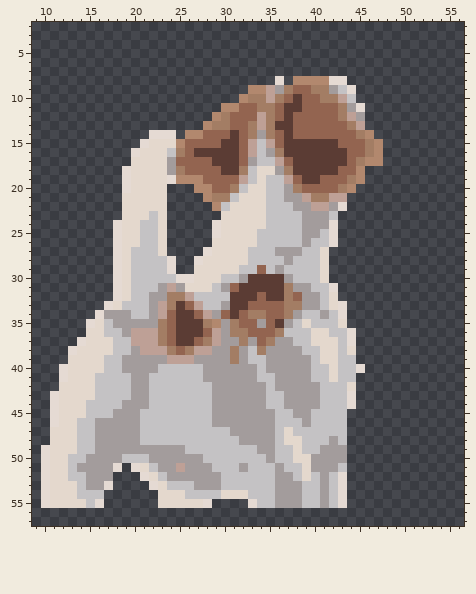
Two versions of one pixel-art sprite, graphics/pokemon/dog/back.png. The picture above was drawn from the file before the commit.
The file is 64x64 pixels. Shown: x 9..56, y 2..57.
The result:
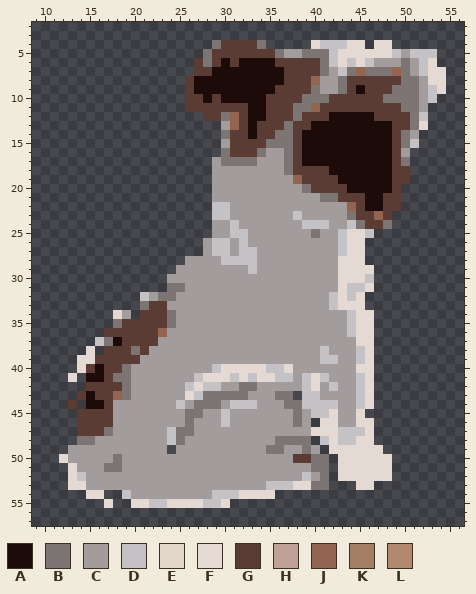
Palette (. is transparent): A #1d0b09  B #7d7474  C #a39c9c  D #c4c2c4  E #e4d8cd  F #e5dad3  G #5b3c34  H #bea096  J #936450  K #a37d64  L #b2886e
The exact change:
Changed rows in their new state; - is an unchanged pixel.
first column x 10:
 4 -------------------BGGGGB-----FDDDFF-FF------
 5 ------------------BGGGGGGGBCCBBBDFFFFFFDCDDD-
 6 -----------------GBGAGAAAAGGGGGBDFDFDCCCBCDF-
 7 -----------------GGAAAAAAAAGGGGBCDBJBBBJBCDFF
 8 ----------------GAAAAAAAAAAGGGJCCBGGGGGGBBCFF
 9 ----------------GAAAAAAAAAGGGGBC-BGAGGGBBBCDF
10 ----------------GGAGAAAAAGGG-BBBGGGGGGBBBBCD-
11 ----------------GGGGGGGAAGG-BB-GGGGGGGGGBBC--
12 ------------------GGB-GAAGG-BGGGAAAAAGGGGBD--
13 ------------------..C-GAGG-BGGAAAAAAAAAGGBF--
14 ------------...-....B-GAGGBBGAAAAAAAAAAGBC---
15 -----------.........C-GGGBBB-AAAAAAAAAAGBD---
16 ----------..........B-GGB-CB-AAAAAAAAAAGC----
17 ----------.........CBBBBCCCB-AAAAAAAAAAGB----
18 ---------..........CCCCCCC-B----AAAAAAAGG----
19 ---------..........CCCCCCCCC---GGAAAAAAGG----
20 ---------.....---..CCCCCCCC-CBGGGGAAAAAG-----
21 ---------.....----.CCCCCCCC--CCBBGGGAAGG-----
22 ---------.....-----D-CCCCCCC--CC-CJGAAGG-----
23 ---------.....-----DDCCCCCCC----CCBGGJG------
24 --------......-----CCDCCCCCCCDDDCCDBGGB------
25 --------......-----CCDDCCCCCC-BCCDFFD--------
26 --------......----CDDCDCCCCCC-CCCDFF---------
27 --------......----CDDCD-CC---CCCCDFF---------
28 --------.......-CCCCDDD-CCC-CCCCCFFF---------
29 --------.......CCCCCCCC-CC-CCCCCCFFFF--------
30 --------......CCCCCCCC-CCCC-CCCCCFFFD--------
31 --------......BBCCCC-CCCCCCC--CCCFDDF--------
32 --------...--BBCCCCCCCCCCCCCC--CDFDF---------
33 -------....BGGCCCCCC-CCCCCCCC--CD-FF---------
34 ------..F-.GGGBCCCC-CCCCCCCC-CC-CCDFF--------
35 -----...BGGGGGBCCCCC-CCC-CC-CCCCCCDFF--------
36 -----..GGGGGGJCCCCCC-CCCCCCCCCCCCCDFF--------
37 ----..DBAGGGGCCCCCCC--C-CC--CCCCCCCFF--------
38 ---..F.GGGBGCCCCCCC--C-CC----CCDCCCDF--------
39 ---.FFGGGGG---CCC----C-CC-----CDDCCDF--------
40 --..FGAGGB---CCCCC-DFFFFFDDF--CCCCC-F--------
41 --.F.AAGBB--CCCCC-FFFDFDFFDD-DF-CCCDF--------
42 --...GGGGB--CCCC-F-D--BB-C---DFC-CCDF--------
43 -...GAGGJB--CCCCF-BBBBB--CBB.DDCCCCDF--------
44 -..G.AAGC---CCC-CBBB-DDD-CCBBDD--CCDF--------
45 -...GGGG---CCCCCBBC-D-----CCB---FCCF---------
46 -...GGGG---CCCCCBCC-D-----CCB-.FFCCFF--------
47 -...GGGB---CCC-BBCCCC-----CCCCFFF-DDF--------
48 -...BB-----CCC-BCCCCCC----BBBB.-F-DFF--------
49 ...CCC--------.-CCCCCCCC-BBCCBC.FFFFFF-------
50 ..FCC---BCCC------CCCCCCC-CCGGBB.FFFFFF------
51 ...F---BBCCCC--C---CCC-CCC-CCCBB.FFFFFF------
52 ...F----CCCCCC------CCCCCC--CDCB.-FFFFF------
53 ...FF--CCCCCCCCCC---CCCCC-DDFFBB..-FF--------
54 .....FF--DCCCCCCCCC-DDFFFF........-----------
55 .......F--FFDDFFFFDDF--...........-----------
Pixel boxes of the changes (left, top, right, bottom) in both pictures:
changed: (41, 40, 446, 508)
